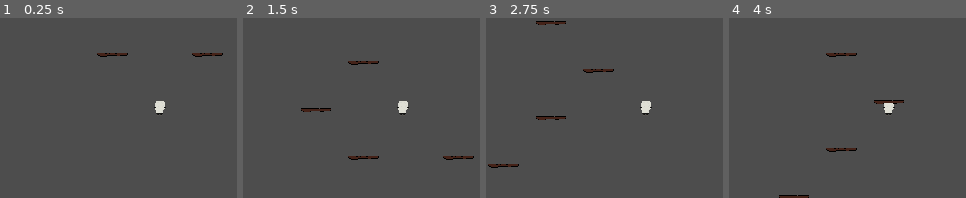
Above: before the commit, frames 1-4 (left to right).
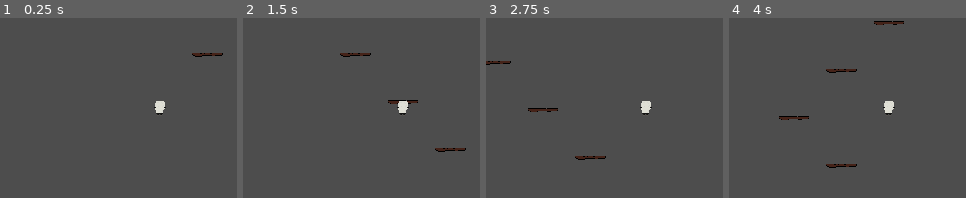
Above: after the commit, the same moments.

Repository: ficho-here/summit
Game: Godot game, scene res://scenes/main.tscn
The game is run twice, just before and just after one commit, with the same random seed, the same clock (stepped at 60 frames per second) and the same inputs.
Inputs (mouse positions are in pixels of both pictures, inside the frame that each line leads up to):
- Up to frame 1 (0.25 s): no input
- Up to frame 2 (1.5 s): tap Enter at 0.5, 0.6 s; move the mouse to (472, 99) at 0.52 s; hold D (right) 0.53-1.28 s; click (472, 99) at 0.67 s; tap Space at 1.25 s; move the mouse to (340, 117) at 1.27 s; hold A (left) from 1.28 s (still down); tap F at 1.35 s
- Up to frame 3 (2.75 s): tap Enter at 2, 2.1 s; move the mouse to (677, 68) at 2.02 s; release A (left) at 2.03 s; hold D (right) from 2.03 s (still down)
- Up to frame 4 (4 s): tap Space at 2.75 s; move the mouse to (873, 144) at 2.77 s; tap F at 2.85 s; click (873, 144) at 2.92 s; tap Enter at 3.5, 3.6 s; move the mouse to (outside the picture) at 3.52 s; release D (right) at 3.53 s; hold A (left) from 3.53 s (still down)

The runs differ from the first frame. In frame 1, 0.2% of the frame differs, in the area x 40-55%, y 19-22%; in frame 2, 1.6%; in frame 3, 1.6%; in frame 4, 1.8%, in the area x 21-74%, y 1-100%.

Commit message:
Fixed some error's with ledge spawning

Diff:
--- a/scripts/main.gd
+++ b/scripts/main.gd
@@ -2,10 +2,15 @@
 
 
 @onready var ledge = $map1/Area2D
-
+@onready var map1 = $map1
 
 func _ready() -> void:
-	create_ledge(0, 0, 100)
+
+	var first_ledge = ledge.duplicate()
+	first_ledge.global_position = Vector2(0, -200)
+	map1.add_child(first_ledge)
+
+	create_ledge(0, -200, 100)
 
 
 func create_ledge(xp: float, yp: float, count: int):
@@ -16,16 +21,11 @@
 
 	var another_ledge = ledge.duplicate()
 
-	if count == count:
-
-		another_ledge.global_position = Vector2(0, -100)
-		add_child(another_ledge)
-
 	if randpos == 1:
 		another_ledge.global_position = Vector2(xp+100, yp-100)
-		add_child(another_ledge)
+		map1.add_child(another_ledge)
 		create_ledge(xp+100, yp-100, count-1)
 	else:
 		another_ledge.global_position = Vector2(xp-100, yp-100)
-		add_child(another_ledge)
+		map1.add_child(another_ledge)
 		create_ledge(xp-100, yp-100, count-1)
